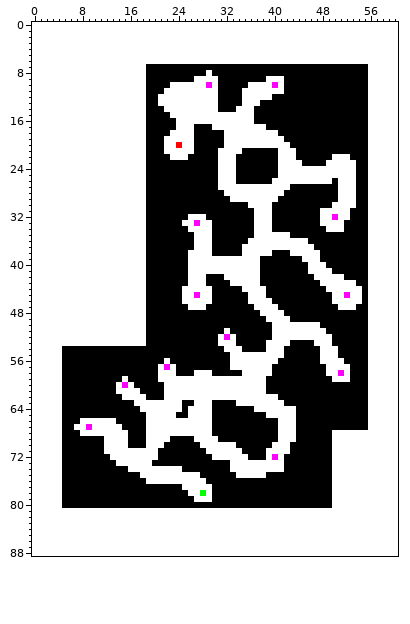
File history of a sprite sheet, UnityProject/GreatJerboaPrototype/Assets/Resources/Art/LevelMaps/Level05.png. Above, as it was before the edit.
The file is 51x74 pixels. The old version is drawn lined up with the new one, on the new canvas.
After:
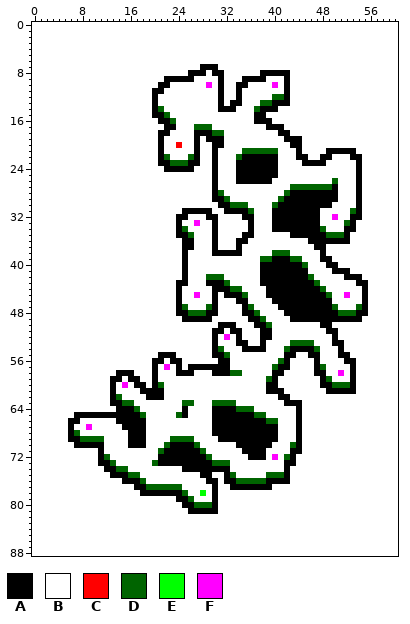
Palette (. is transparent): A #000000  B #ffffff  C #ff0000  D #006400  E #00ff00  F #ff00ff
Diff:
canvas 51x74 -> 61x89, the old top-left corner now at 5,7
Changed rows in their new state; - is an unchanged pixel.
first column x 0:
 0 BBBBBBBBBBBBBBBBBBBBBBBBBBBBBBBBBBBBBBBBBBBBBBBBBBBBBBBBBBBBB
 1 BBBBBBBBBBBBBBBBBBBBBBBBBBBBBBBBBBBBBBBBBBBBBBBBBBBBBBBBBBBBB
 2 BBBBBBBBBBBBBBBBBBBBBBBBBBBBBBBBBBBBBBBBBBBBBBBBBBBBBBBBBBBBB
 3 BBBBBBBBBBBBBBBBBBBBBBBBBBBBBBBBBBBBBBBBBBBBBBBBBBBBBBBBBBBBB
 4 BBBBBBBBBBBBBBBBBBBBBBBBBBBBBBBBBBBBBBBBBBBBBBBBBBBBBBBBBBBBB
 5 BBBBBBBBBBBBBBBBBBBBBBBBBBBBBBBBBBBBBBBBBBBBBBBBBBBBBBBBBBBBB
 6 BBBBBBBBBBBBBBBBBBBBBBBBBBBBBBBBBBBBBBBBBBBBBBBBBBBBBBBBBBBBB
 7 BBBBB--------------BBBBBBBBB---BBBBBBBBBBBBBBBBBBBBBBBBBBBBBB
 8 BBBBB--------------BBBBBBB------BBBBBB-----BBBBBBBBBBBBBBBBBB
 9 BBBBB--------------BBB----------BBB--------BBBBBBBBBBBBBBBBBB
10 BBBBB--------------BB-----------BB---------BBBBBBBBBBBBBBBBBB
11 BBBBB--------------B------------BB---------BBBBBBBBBBBBBBBBBB
12 BBBBB--------------B------------BB------DD-BBBBBBBBBBBBBBBBBB
13 BBBBB--------------B------------B-----DD---BBBBBBBBBBBBBBBBBB
14 BBBBB--------------B-D---------------D---BBBBBBBBBBBBBBBBBBBB
15 BBBBB--------------B--D----------------BBBBBBBBBBBBBBBBBBBBBB
16 BBBBB--------------BB--D----------------BBBBBBBBBBBBBBBBBBBBB
17 BBBBB--------------BBB-----DDD------------BBBBBBBBBBBBBBBBBBB
18 BBBBB--------------BB---------DD-----------BBBBBBBBBBBBBBBBBB
19 BBBBB--------------BB-------B----------------BBBBBBBBBBBBBBBB
20 BBBBB--------------BB-------BB---------------BBBBBBBBBBBBBBBB
21 BBBBB--------------BB-------BB-----DDDDDD----BBBB-----BBBBBBB
22 BBBBB--------------BB-D---D-BB----D-----------BB-------BBBBBB
23 BBBBB--------------BB--DDD--BB-------------------------BBBBBB
24 BBBBB--------------BBB-----BBB-------------------------BBBBBB
25 BBBBB--------------BBBBBBBBBBB-------------------------BBBBBB
26 BBBBB--------------BBBBBBBBBBB--------------------D----BBBBBB
27 BBBBB--------------BBBBBBBBBBB-------------DDDDDDD-----BBBBBB
28 BBBBB--------------BBBBBBBBBBB-D----------D------------BBBBBB
29 BBBBB--------------BBBBBBBBBBB--D--------D-------------BBBBBB
30 BBBBB--------------BBBBBBBBBBBB--DDD----D--------------BBBBBB
31 BBBBB--------------BBBBBB-----BB----D----------------D-BBBBBB
32 BBBBB--------------BBBBB-------BBBB--------------------BBBBBB
33 BBBBB--------------BBBBB-------BBBBB----------------D-BBBBBBB
34 BBBBB--------------BBBBB-D-----BBBBB------------D-----BBBBBBB
35 BBBBB--------------BBBBB--D----BBBB--------------DDD-BBBBBBBB
36 BBBBB--------------BBBBBB------BBB-------------------BBBBBBBB
37 BBBBB--------------BBBBBB------BBB---------------BBBBBBBBBBBB
38 BBBBB--------------BBBBBB---------------DDD------BBBBBBBBBBBB
39 BBBBB--------------BBBBBB-------------DD---DD-----BBBBBBBBBBB
40 BBBBB--------------BBBBBB--------------------D-----BBBBBBBBBB
41 BBBBB--------------BBBBBB----------------------------BBBBBBBB
42 BBBBB--------------BBBBBB----DDD--------------D--------BBBBBB
43 BBBBB--------------BBBBB--------D--------------D--------BBBBB
44 BBBBB--------------BBBBB---------DD-------------D-------BBBBB
45 BBBBB--------------BBBBB-------B---D-------------D------BBBBB
46 BBBBB--------------BBBBB-------BBB----------------------BBBBB
47 BBBBB--------------BBBBB-D---D-BBBB-D-------------D---D-BBBBB
48 BBBBB--------------BBBBB--DDD--BBBB--D-------------DDD--BBBBB
49 BBBBB--------------BBBBBB-----BBBBBB--D----------------BBBBBB
50 BBBBB--------------BBBBBBBBBBBB---BBB--D----------BBBBBBBBBBB
51 BBBBB--------------BBBBBBBBBBB-----BBB-------------BBBBBBBBBB
52 BBBBB--------------BBBBBBBBBBB-----BBB-------------BBBBBBBBBB
53 BBBBB--------------BBBBBBBBBBB------BB-----DDDD-----BBBBBBBBB
54 BBBBBBBBBBBBBBBBBBBBBBBBBBBBBB-D----------D----D----BBBBBBBBB
55 BBBBBBBBBBBBBBBBBBBBB---BBBBBB--D-----------BB-------BBBBBBBB
56 BBBBBBBBBBBBBBBBBBBB-----BBBBBB----------D-BBBB-------BBBBBBB
57 BBBBBBBBBBBBBBBBBBBB-----B--------------D--BBBB-D-----BBBBBBB
58 BBBBBBBBBBBBBB---BBB-------------DD-------BBBBB-------BBBBBBB
59 BBBBBBBBBBBBB-----BB-------------------D-BBBBBBB-D----BBBBBBB
60 BBBBBBBBBBBBB------B-D-------------------BBBBBBB--DDD-BBBBBBB
61 BBBBBBBBBBBBB-----------------------------BBBBBBB-----BBBBBBB
62 BBBBBBBBBBBBB-D----------------------------BBBBBBBBBBBBBBBBBB
63 BBBBBBBBBBBBB--DD--------DD---DDDD-----------BBBBBBBBBBBBBBBB
64 BBBBBBBBBBBBBB---D----------------DDD--------BBBBBBBBBBBBBBBB
65 BBBBBBB-----------D-----D------------DD------BBBBBBBBBBBBBBBB
66 BBBBBB---------------------------------DD----BBBBBBBBBBBBBBBB
67 BBBBBB---------------------------------------BBBBBBBBBBBBBBBB
68 BBBBBB-D-------------------------------------BBBBB------BBBBB
69 BBBBBB--DDDD-----------DDDD------------------BBBBB------BBBBB
70 BBBBBBB---------------D----D---------------D-BBBBB------BBBBB
71 BBBBBBBBBBB----------D------D----------------BBBBB------BBBBB
72 BBBBBBBBBBB-D----------------D------------D-BBBBBB------BBBBB
73 BBBBBBBBBBB--D------D---------DDD-----------BBBBBB------BBBBB
74 BBBBBBBBBBBB--DD---------------------------BBBBBBB------BBBBB
75 BBBBBBBBBBBBB---DD------------BB-D-----DDD-BBBBBBB------BBBBB
76 BBBBBBBBBBBBBBB---D------------B--DDDDD----BBBBBBB------BBBBB
77 BBBBBBBBBBBBBBBBB--DDDDDD------BB-------BBBBBBBBBB------BBBBB
78 BBBBBBBBBBBBBBBBBB-------D-----BBBBBBBBBBBBBBBBBBB------BBBBB
79 BBBBBBBBBBBBBBBBBBBBBBBB--D----BBBBBBBBBBBBBBBBBBB------BBBBB
80 BBBBBBBBBBBBBBBBBBBBBBBBB--DDD-BBBBBBBBBBBBBBBBBBB------BBBBB
81 BBBBBBBBBBBBBBBBBBBBBBBBBBAAAAABBBBBBBBBBBBBBBBBBBBBBBBBBBBBB
82 BBBBBBBBBBBBBBBBBBBBBBBBBBBBBBBBBBBBBBBBBBBBBBBBBBBBBBBBBBBBB
83 BBBBBBBBBBBBBBBBBBBBBBBBBBBBBBBBBBBBBBBBBBBBBBBBBBBBBBBBBBBBB
84 BBBBBBBBBBBBBBBBBBBBBBBBBBBBBBBBBBBBBBBBBBBBBBBBBBBBBBBBBBBBB
85 BBBBBBBBBBBBBBBBBBBBBBBBBBBBBBBBBBBBBBBBBBBBBBBBBBBBBBBBBBBBB
86 BBBBBBBBBBBBBBBBBBBBBBBBBBBBBBBBBBBBBBBBBBBBBBBBBBBBBBBBBBBBB
87 BBBBBBBBBBBBBBBBBBBBBBBBBBBBBBBBBBBBBBBBBBBBBBBBBBBBBBBBBBBBB
88 BBBBBBBBBBBBBBBBBBBBBBBBBBBBBBBBBBBBBBBBBBBBBBBBBBBBBBBBBBBBB
Changed places in both pictures, as pixel boxes (x1, y1, x2, y2):
changed: (32, 22, 398, 556)
